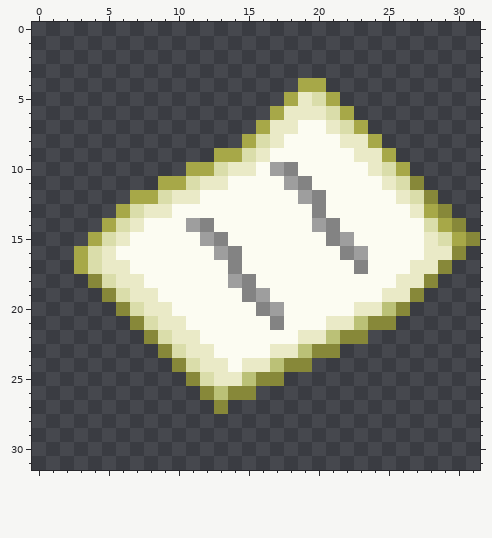
One commit to this pixel-art sprite: textures/ui/icon_map.png. The picture above is the old version.
Rulers count pixels.
Once edited:
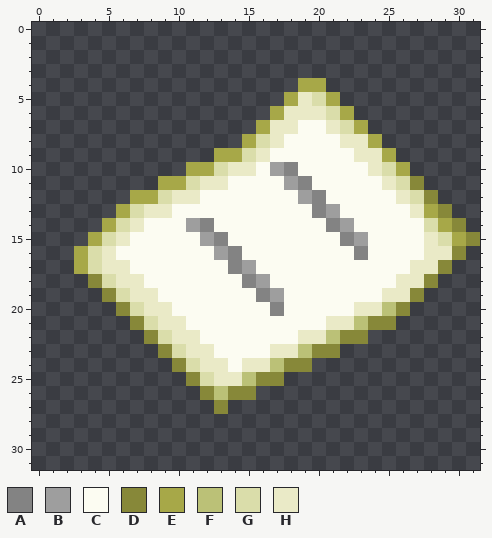
Palette (. is transparent): A #838383  B #9e9e9e  C #fcfcf2  D #878839  E #a7a848  F #bbc177  G #daddaa  H #eaeac7
Diff:
file 64x64 -> 32x32 pixels (blocks of 2x2 -> 1x1; one block is one cell here)
@@ x 12..25 @@
 12 CCCCCCCBACCCCC
-13 CCCCCCCCACCCCC
-14 ACCCCCCCBACCCC
-15 BACCCCCCCABCCC
-16 CBACCCCCCCABCC
-17 CCACCCCCCCCACC
-18 CCBACCCCCCCCCC
-19 CCCABCCCCCCCCH
-20 CCCCABCCCCCHHF
-21 CCCCCACCCHHFDD
+13 CCCCCCCCABCCCC
+14 ACCCCCCCCABCCC
+15 BACCCCCCCCABCC
+16 CBACCCCCCCCACC
+17 CCABCCCCCCCCCC
+18 CCCABCCCCCCCCC
+19 CCCCABCCCCCCCH
+20 CCCCCACCCCCHHF
+21 CCCCCCCCCHHFDD
 22 CCCCCCCHHFDD..
Pixel boxes of the changes (left, top, right, bottom) in both pictures:
changed: (228, 204, 368, 330)
